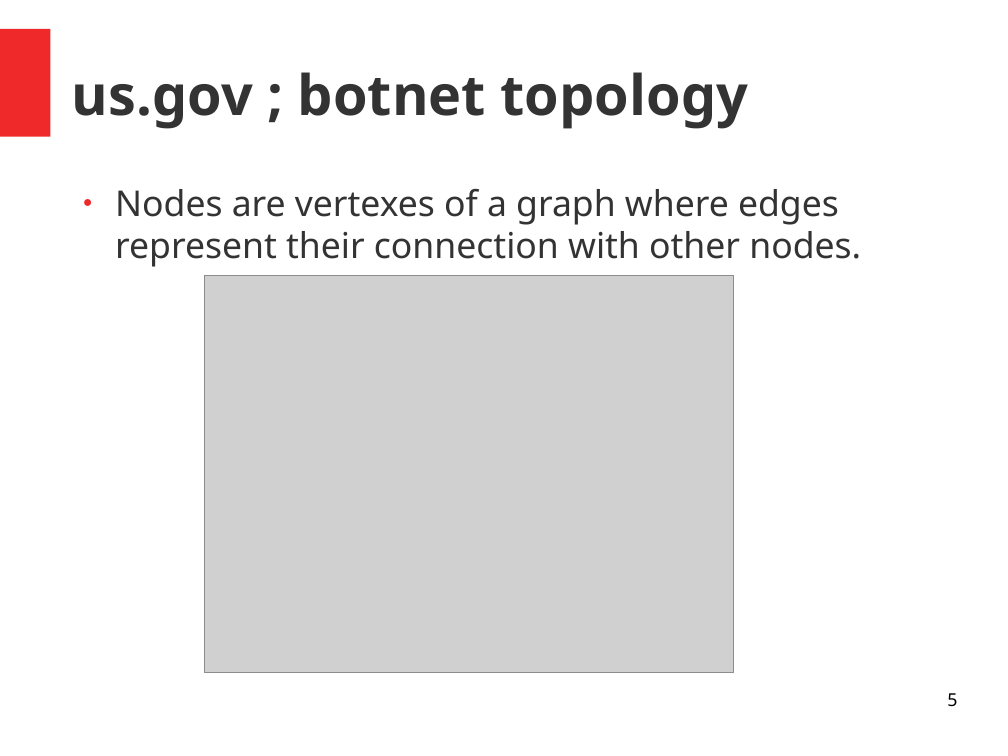
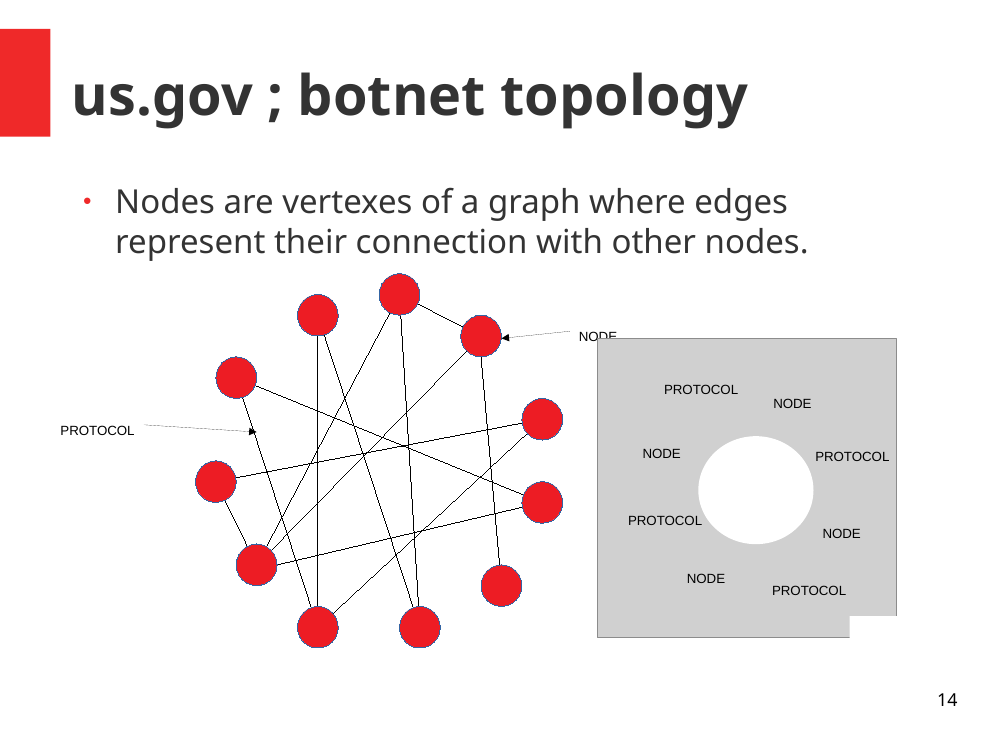
Before and after one commit to RedSkiesIO/ac-core-doc, a slide deck: slide 14 of us.gov.odp (slide 5 before the commit). Drawn at 1008x756 pixels with LibreOffice and Linux fonts; fonts in the diff are those of the drawing; grey boxes stand for pictures. Boxes give left, top, right and bottom in pixels: in the first picture for what was removed or moved away, otherwise in the second. Text is boxed around its words. In the diff, an @@ line names an element or a change of style, - is before the commit and + after.

```diff
--- a/us.gov.odp
+++ b/us.gov.odp
@@ text "Nodes are vertexes of a ..." at [115, 187, 809, 261]: size 28 to 26 pt; less space between paragraphs @@
@@ group added at [196, 273, 563, 649]: 13 lines, 11 ellipses @@
@@ arrow added from (570, 331) to (501, 338), #000000 0 pt @@
@@ text added at [579, 331, 617, 345], 10.5 pt, text #000000 @@
+NODE
@@ picture: place and size @@
-picture at [205, 276, 734, 673]
+picture at [598, 338, 897, 638]
@@ text added at [664, 384, 738, 394], 10.5 pt, text #000000 @@
+PROTOCOL
@@ text added at [773, 398, 811, 408], 10.5 pt, text #000000 @@
+NODE
@@ text added at [60, 425, 134, 435], 10.5 pt, text #000000 @@
+PROTOCOL
@@ arrow added from (144, 425) to (257, 432), #000000 0 pt @@
@@ text added at [643, 448, 681, 458], 10.5 pt, text #000000 @@
+NODE
@@ ellipse added at [699, 436, 814, 544], fill #FFFFFF @@
@@ text added at [815, 451, 889, 461], 10.5 pt, text #000000 @@
+PROTOCOL
@@ text added at [628, 515, 702, 525], 10.5 pt, text #000000 @@
+PROTOCOL
@@ text added at [823, 528, 861, 538], 10.5 pt, text #000000 @@
+NODE
@@ text added at [687, 573, 725, 583], 10.5 pt, text #000000 @@
+NODE
@@ text added at [772, 585, 846, 595], 10.5 pt, text #000000 @@
+PROTOCOL
@@ rectangle added at [850, 617, 900, 645], fill #FFFFFF @@
@@ page number at [937, 693, 957, 706]: text changed @@
-5
+14
```
Also in this commit, not shown: 11 other slides changed, 17 slides added.
